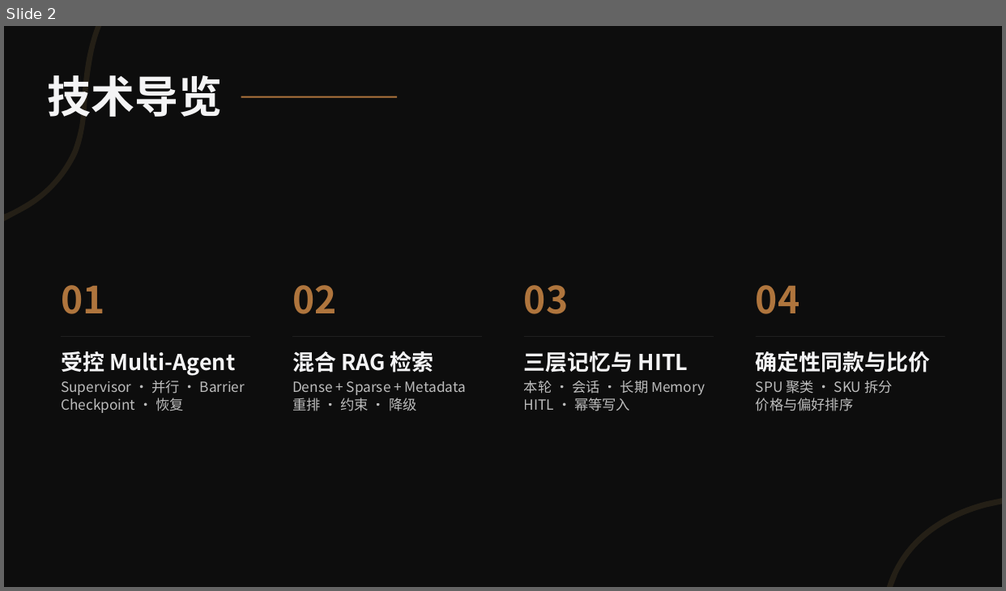
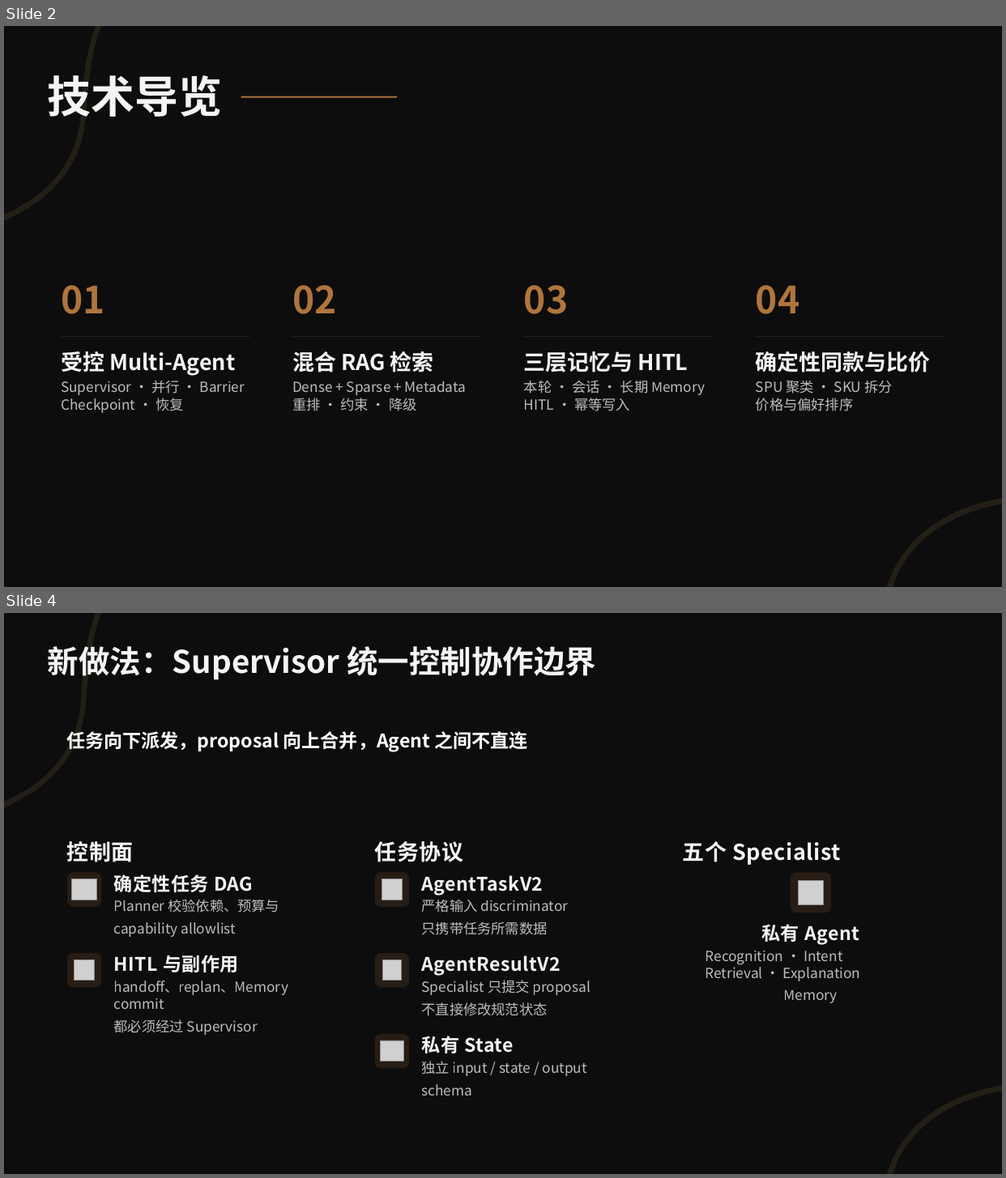
Before and after one commit to zdjc445/E.C.26-B, a slide deck: 识价镜_Agent_技术面试演示_黑金模板版.pptx. Shown one above the other, each under a label of ours: slide 2 before the commit, slides 2 and 4 after it; the slides between them are not shown. The pictures are 1006x591 and 1006x1178 pixels, drawn with LibreOffice and Linux fonts; fonts in the diff are those of the drawing; grey boxes stand for pictures; background and template pictures are left out. Boxes give left, top, right and bottom in pixels: in the first picture for what was removed or moved away, otherwise in the second. Text is boxed around its words. In the diff, an @@ line names an element or a change of style, - is before the commit and + after.

Commit message:
docs: add Multi-Agent comparison slides

```diff
--- a/识价镜_Agent_技术面试演示_黑金模板版.pptx
+++ b/识价镜_Agent_技术面试演示_黑金模板版.pptx
@@ slide 4 added at (4,613,1002,1174), background picture (left out); not listed: 3 template elements that a slide beside it also shows @@
@@ text added at (48,646,597,680), 30 pt, text #F4F4F5, bold @@
+新做法：Supervisor 统一控制协作边界
@@ freeform shape added at (50,704,955,780), fill #79512A @@
@@ text added at (66,731,528,752), 18 pt, text #FFFFFF, bold @@
+任务向下派发，proposal 向上合并，Agent 之间不直连
@@ freeform shape added at (51,802,339,1142), fill #FFFFFF at 11% opacity, outline #FFFFFF 0.75 pt @@
@@ freeform shape added at (359,802,647,1142), fill #FFFFFF at 11% opacity, outline #FFFFFF 0.75 pt @@
@@ freeform shape added at (667,802,955,1142), fill #FFFFFF at 11% opacity, outline #FFFFFF 0.75 pt @@
@@ text added at (67,841,134,862), 21 pt, text #F4F4F5, bold @@
+控制面
@@ text added at (375,841,463,862), 21 pt, text #F4F4F5, bold @@
+任务协议
@@ text added at (683,841,841,865), 21 pt, text #F4F4F5, bold @@
+五个 Specialist
@@ freeform shape added at (67,873,101,907), fill #AF753D at 16% opacity @@
@@ picture added at (71,879,97,901) @@
@@ text added at (114,875,253,892), 18 pt, text #F4F4F5, bold @@
+确定性任务 DAG
@@ freeform shape added at (374,873,409,907), fill #AF753D at 16% opacity @@
@@ picture added at (382,879,403,901) @@
@@ text added at (422,875,543,895), 18 pt, text #F4F4F5, bold @@
+AgentTaskV2
@@ freeform shape added at (791,873,831,914), fill #AF753D at 16% opacity @@
@@ text added at (114,900,279,913), 13.5 pt, text #FFFFFF at 72% opacity @@
+Planner 校验依赖、预算与
+capability allowlist
@@ picture added at (799,880,823,905) @@
@@ text added at (422,922,548,935), 13.5 pt, text #FFFFFF at 72% opacity @@
+严格输入 discriminator
+只携带任务所需数据
@@ text added at (761,924,859,945), 18 pt, text #F4F4F5, bold @@
+私有 Agent
@@ text added at (705,951,861,1003), 13.5 pt, text #FFFFFF at 72% opacity @@
+Recognition · Intent
+Retrieval · Explanation
+Memory
@@ freeform shape added at (67,954,101,988), fill #AF753D at 16% opacity @@
@@ picture added at (74,960,95,982) @@
@@ text added at (114,955,239,973), 18 pt, text #F4F4F5, bold @@
+HITL 与副作用
@@ freeform shape added at (374,954,409,988), fill #AF753D at 16% opacity @@
@@ picture added at (383,960,401,982) @@
@@ text added at (422,956,560,976), 18 pt, text #F4F4F5, bold @@
+AgentResultV2
@@ text added at (114,981,288,1035), 13.5 pt, text #FFFFFF at 72% opacity @@
+handoff、replan、Memory commit
+都必须经过 Supervisor
@@ text added at (422,980,590,1016), 13.5 pt, text #FFFFFF at 72% opacity @@
+Specialist 只提交 proposal
+不直接修改规范状态
@@ freeform shape added at (374,1034,409,1069), fill #AF753D at 16% opacity @@
@@ picture added at (381,1041,404,1062) @@
@@ text added at (422,1036,513,1054), 18 pt, text #F4F4F5, bold @@
+私有 State
@@ text added at (422,1061,587,1096), 13.5 pt, text #FFFFFF at 72% opacity @@
+独立 input / state / output
+schema
```
Also in this commit, not shown: 1 other slide added.
